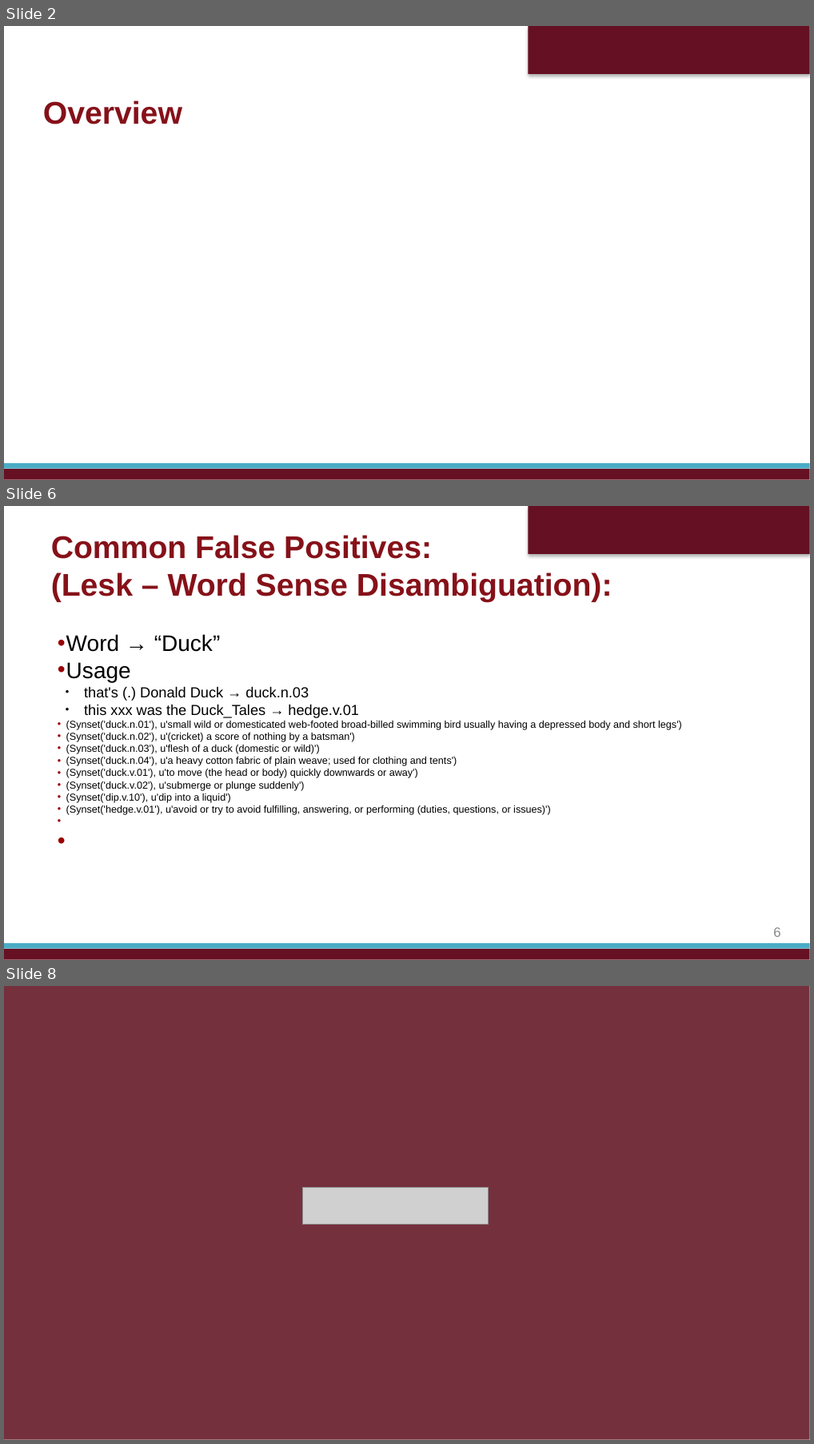
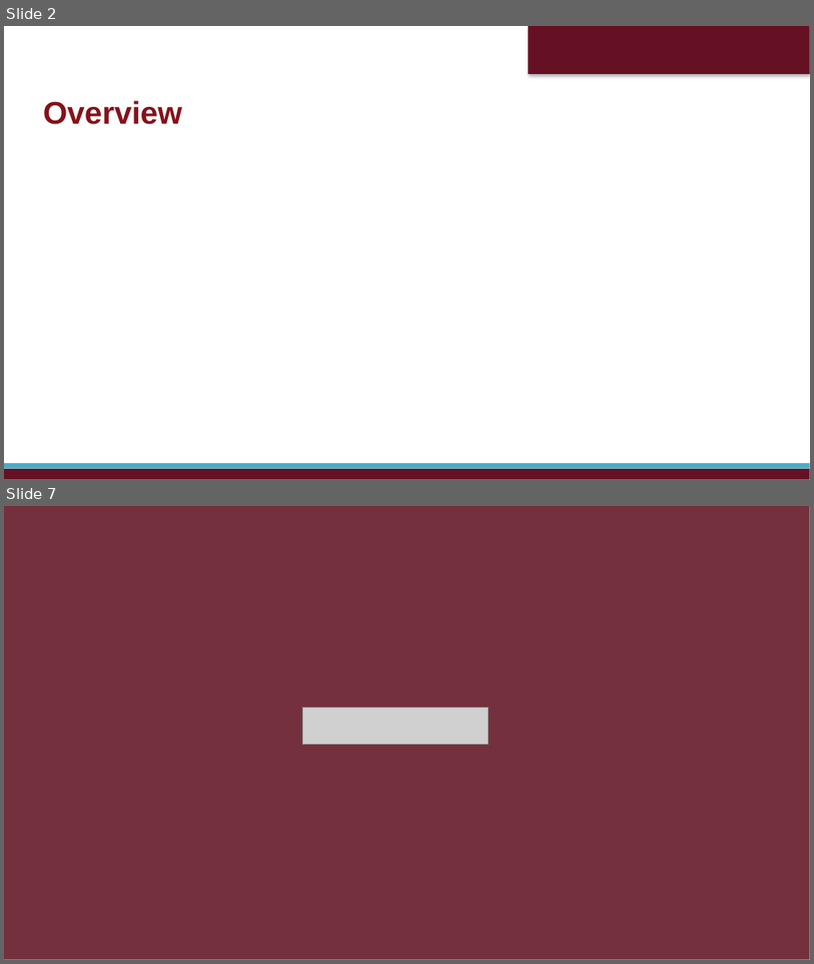
Before and after one commit to bwaters34/foodMonitoringNLP, a slide deck: Presentation/18Jan2018.pptx. Shown one above the other, each under a label of ours: slides 2, 6 and 8 before the commit, slides 2 and 7 after it; the slides between them are not shown. The pictures are 814x1444 and 814x964 pixels, drawn with LibreOffice and Linux fonts; fonts in the diff are those of the drawing; grey boxes stand for pictures; background and template pictures are left out. Boxes give left, top, right and bottom in pixels: in the first picture for what was removed or moved away, otherwise in the second. Text is boxed around its words. In the diff, an @@ line names an element or a change of style, - is before the commit and + after.

```diff
--- a/Presentation/18Jan2018.pptx
+++ b/Presentation/18Jan2018.pptx
@@ slide 6 removed at [4,506,810,960], background #FFFFFF; not listed: 3 template elements that a slide beside it also shows @@
@@ text removed at [51,535,613,602] @@
-Common False Positives:
-(Lesk – Word Sense Disambiguation):
@@ text removed at [66,634,682,815] @@
-• Word → “Duck”
-• Usage
-  ● that's (.) Donald Duck → duck.n.03
-  ● this xxx was the Duck_Tales → hedge.v.01
-• (Synset('duck.n.01'), u'small wild or domesticated web-footed broad-billed swimming bird usually having a depressed body and short legs')
-• (Synset('duck.n.02'), u'(cricket) a score of nothing by a batsman')
-• (Synset('duck.n.03'), u'flesh of a duck (domestic or wild)')
-• (Synset('duck.n.04'), u'a heavy cotton fabric of plain weave; used for clothing and tents')
-• (Synset('duck.v.01'), u'to move (the head or body) quickly downwards or away')
-• (Synset('duck.v.02'), u'submerge or plunge suddenly')
-• (Synset('dip.v.10'), u'dip into a liquid')
-• (Synset('hedge.v.01'), u'avoid or try to avoid fulfilling, answering, or performing (duties, questions, or issues)')
@@ page number removed at [774,927,781,936] @@
-6
@@ what was slide 8 is now slide 7 @@
```
Also in this commit, not shown: 2 slides changed, 8 other files.
